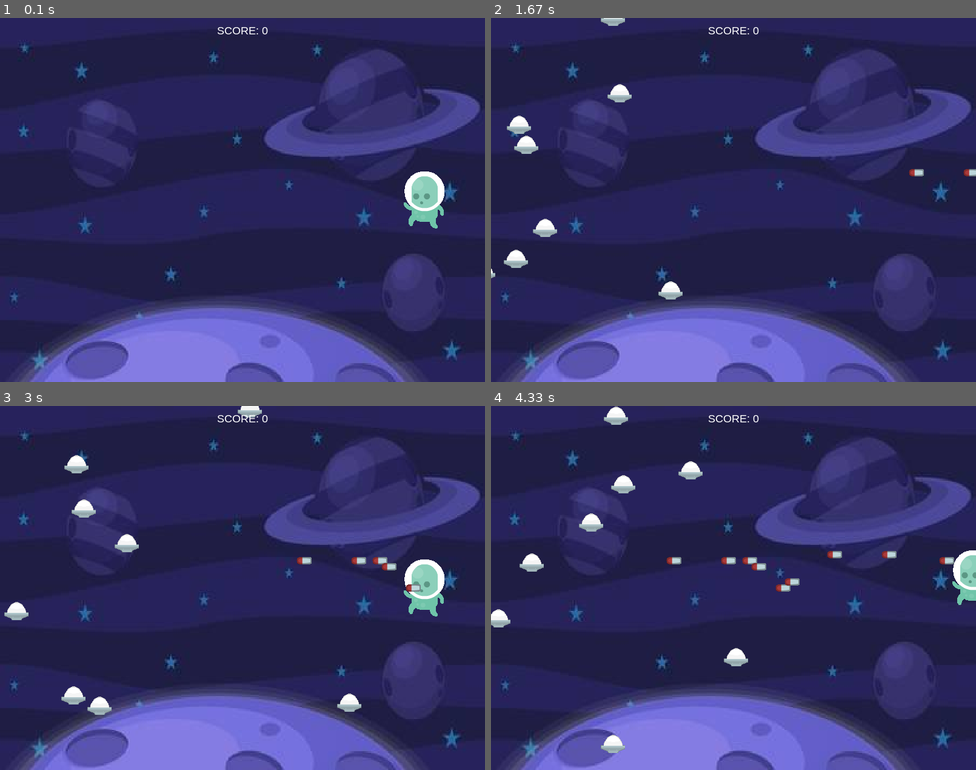
Above: before the commit, frames 1-4 (two rows, left to right).
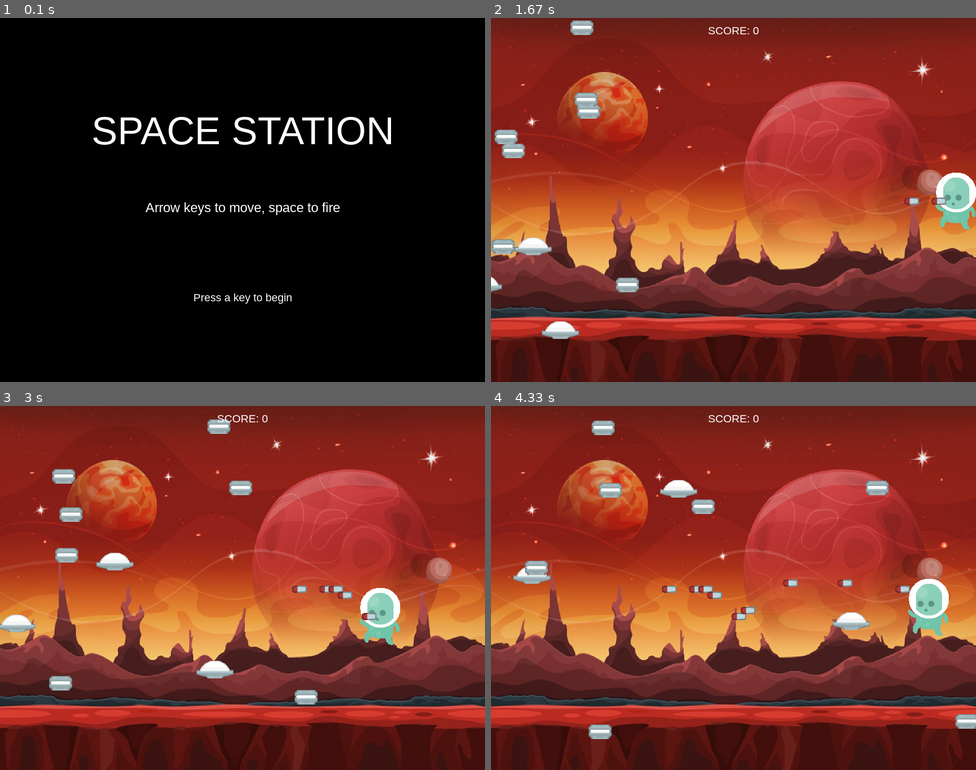
Above: after the commit, the same moments.

Repository: lnovakovi/SimpleGameUsingPyGame
Game: pygame game, started from project/newTry.py
Same seed, same stepped clock (60 frames per second), same inputs: the game is played once before the commit and once after it.
Inputs:
- Up to frame 1 (0.1 s): no input
- Up to frame 2 (1.67 s): hold Right 0.33-0.8 s; hold Up 0.83-1.13 s; hold Right 1.17-1.63 s; tap Space at 1.23, 1.53 s
- Up to frame 3 (3 s): hold Left 1.67-2.2 s; tap Space at 1.73, 2.03, 2.3, 2.63, 2.93 s; hold Down 2.23-2.53 s; hold Left 2.57-2.97 s
- Up to frame 4 (4.33 s): hold Up 3-3.37 s; tap Space at 3.07, 3.47, 3.77, 4.13 s; hold Right 3.4-4.03 s; hold Down from 4.07 s (still down)

The runs differ from the first frame. In frame 1, 100% of the frame differs, in the area x 0-100%, y 0-100%; in frame 2, 100%; in frame 3, 100%; in frame 4, 100%.

Commit message:
finished simple actions and 'menu'

Diff:
--- a/project/newTry.py
+++ b/project/newTry.py
@@ -42,7 +42,8 @@
         #make that color transparent,ignore it
         #every sprite has rectangle around it
         self.rect= self.image.get_rect()
-        self.rect.center = (width/2,height/2) #on the center of rectangle
+        self.rect.y = height/2
+        self.rect.x = width
         self.y_speed = 0
         self.x_speed =0
 
@@ -64,8 +65,8 @@
             self.rect.top = 0
         if self.rect.left < 0:
             self.rect.left = 0
-        if self.rect.right < (width - self.rect.width):
-            self.rect.right = width - self.rect.width
+        if self.rect.right > width:
+            self.rect.right = width
         self.rect.y += self.y_speed
         self.rect.x += self.x_speed
 
@@ -77,7 +78,8 @@
 class Mob(pygame.sprite.Sprite):
     def __init__(self):
         pygame.sprite.Sprite.__init__(self)
-        self.image = pygame.transform.scale(mob_img,(40,30))
+        self.image = random.choice(mob_images)
+        #self.image = pygame.transform.scale(self.image,(40,30))
         self.image.set_colorkey(BLACK)
         self.rect = self.image.get_rect()
         self.rect.y = random.randrange(height - self.rect.height)
@@ -110,31 +112,52 @@
         if self.rect.left > width or self.rect.right < 0:
             self.kill
 
+def show_go_screen():
+    draw_text(screen,"SPACE STATION",64, width/2,height/4)
+    draw_text(screen,"Arrow keys to move, space to fire",22, width/2,height/2)
+    draw_text(screen, "Press a key to begin",18,width/2,height*3/4)
+    pygame.display.flip()
+    waiting = True
+    while waiting:
+        clock.tick(FPS)
+        for event in pygame.event.get():
+            #check also for quit event
+            if event.type == pygame.QUIT:
+                pygame.quit()
+            if event.type == pygame.KEYDOWN:
+                waiting = False
 
 
 #game-graphics
-background = pygame.image.load(path.join(img_dir,"background.jpg")).convert()
+background = pygame.image.load(path.join(img_dir,"backgrounds.jpg")).convert()
 background = pygame.transform.scale(background,(800,600))
 background_rect = background.get_rect()
 player_img= pygame.image.load(path.join(img_dir,"p1_jump.png")).convert()
-mob_img = pygame.image.load(path.join(img_dir,"spaceStation.png")).convert()
+mob_images=[]
+mob_list = ["spaceStation.png","spaceStation1.png"]
+for img in mob_list: #add pictures of mobs in list
+    mob_images.append(pygame.image.load(path.join(img_dir,img)).convert())
+
 bullet_img = pygame.image.load(path.join(img_dir,"bullet.png")).convert()
-
-all_sprites=pygame.sprite.Group()
-mobs = pygame.sprite.Group()
-bullets = pygame.sprite.Group()
-player=Player()
-all_sprites.add(player)
-
-for i in range(8): #8mobs
-    m=Mob()
-    all_sprites.add(m)
-    mobs.add(m)
-score = 0
 
 #Game loop
 running = True
+game_over=True
 while running: #30 puta u sekundi se izvrti (FPS)
+    if game_over:
+        show_go_screen()
+        game_over=False
+        all_sprites=pygame.sprite.Group()
+        mobs = pygame.sprite.Group()
+        bullets = pygame.sprite.Group()
+        player=Player()
+        all_sprites.add(player)
+
+        for i in range(10): #10mobs
+            m=Mob()
+            all_sprites.add(m)
+            mobs.add(m)
+            score = 0
     #keep loop running at the right speed
     clock.tick(FPS)
     #Events
@@ -159,7 +182,7 @@
     #check if mob hit the player
     hits = pygame.sprite.spritecollide(player,mobs,False) #sprite and group
     if hits:
-        running = False
+        game_over = True
 
     #Draw/render
     screen.fill(BLACK)
Binary file added: project/img/backgrounds.jpg
Binary file changed: project/img/spaceStation.png
Binary file added: project/img/spaceStation1.png
